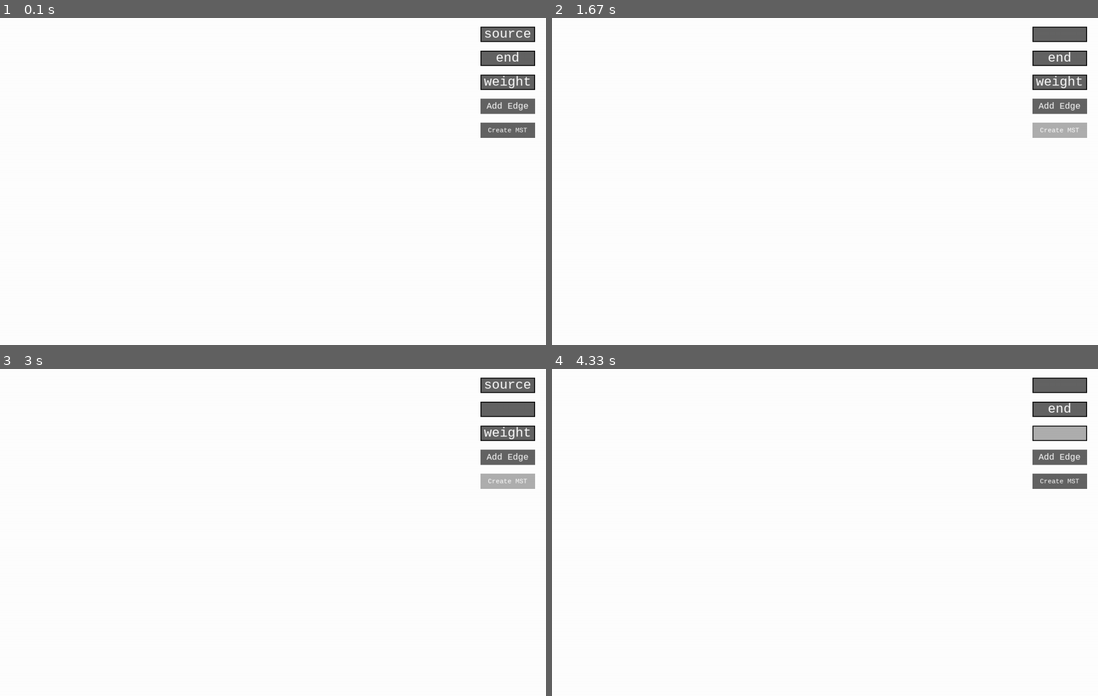
Above: before the commit, frames 1-4 (two rows, left to right).
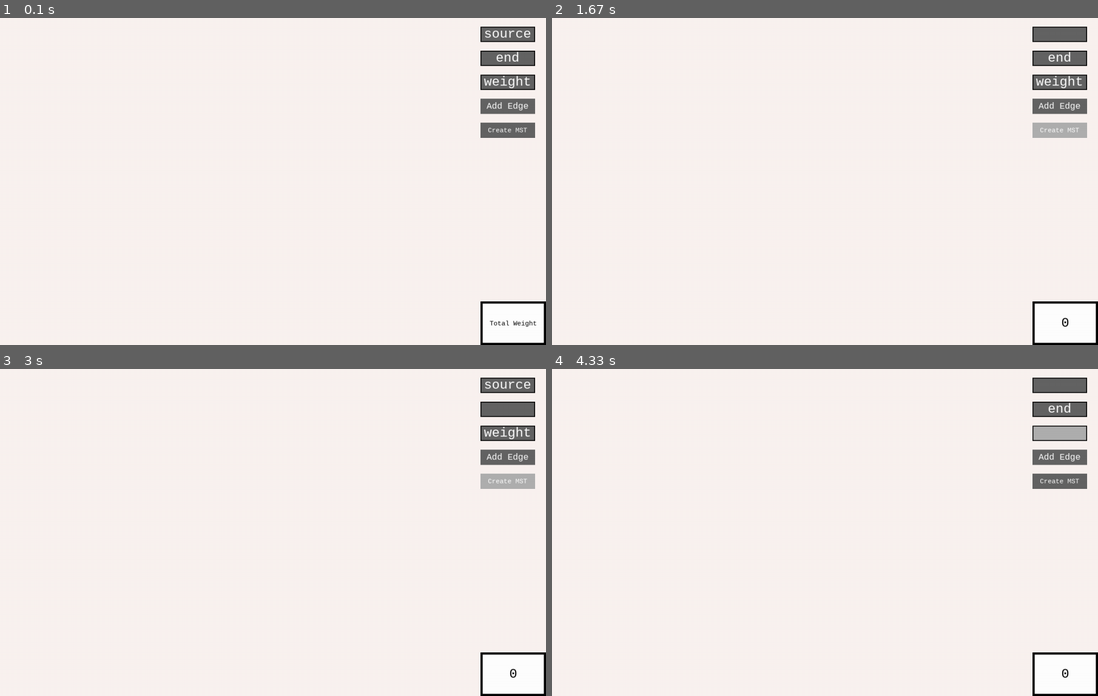
Above: after the commit, the same moments.

Repository: shrimpeu/Powerline-Optimization-Kruskal
Game: pygame game, started from KruskalPygame.py
Same seed, same stepped clock (60 frames per second), same inputs: the game is played once before the commit and once after it.
Inputs (mouse positions are in pixels of both pictures, inside the frame that each line leads up to):
- Up to frame 1 (0.1 s): no input
- Up to frame 2 (1.67 s): press the mouse at (1059, 129) at 0.37 s; move the mouse to (901, 103) at 0.47 s; release the mouse at (743, 80) at 0.6 s; press the mouse at (1059, 34) at 0.7 s; move the mouse to (852, 70) at 0.8 s; release the mouse at (639, 103) at 0.93 s; hold Backspace 1-1.47 s; press the mouse at (1059, 129) at 1.53 s; move the mouse to (846, 138) at 1.63 s
- Up to frame 3 (3 s): release the mouse at (87, 499) at 1.77 s; press the mouse at (507, 385) at 1.87 s; move the mouse to (289, 454) at 1.97 s; release the mouse at (70, 522) at 2.1 s; press the mouse at (507, 457) at 2.2 s; move the mouse to (491, 431) at 2.3 s; release the mouse at (475, 408) at 2.43 s; press the mouse at (507, 408) at 2.53 s; move the mouse to (376, 408) at 2.63 s; release the mouse at (245, 411) at 2.77 s; press the mouse at (507, 480) at 2.87 s; move the mouse to (458, 460) at 2.97 s
- Up to frame 4 (4.33 s): release the mouse at (961, 440) at 3.1 s; press the mouse at (1059, 385) at 3.7 s; move the mouse to (885, 463) at 3.8 s; release the mouse at (710, 545) at 3.93 s; press the mouse at (1059, 431) at 4.03 s; move the mouse to (857, 437) at 4.13 s; release the mouse at (655, 440) at 4.27 s

The runs differ from the first frame. In frame 1, 0.4% of the frame differs, in the area x 88-100%, y 86-100%; in frame 2, 0.3%; in frame 3, 0.3%; in frame 4, 0.3%.

Commit message:
Finalization

Diff:
--- a/KruskalPygame.py
+++ b/KruskalPygame.py
@@ -12,11 +12,11 @@
 # using auto py to exe (method 2)
 # pip install auto-py-to-exe
 # CMD, type "auto-py-to-exe", hit enter
-# then just browse the .py file you want converted and icon, if there is any
+# then just browse the .py file you want converted and icon if there is any
 import pygame
 from sys import exit
 
-# Entry field where the user can input text
+
 class MyEntry(object):
     def __init__(self, string, fontstyle, fontsize, boolean, color_text, color_bg, x, y, width, height, active_color,
                  inactive_color, borderwidth, borderradius):
@@ -53,11 +53,11 @@
             if event.key == pygame.K_BACKSPACE and self.stringsize > 0:
                 self.string = self.string[:-1]
                 self.stringsize -= 1
-            if event.unicode.isnumeric() and self.stringsize < 5:  # numerical inputs only
+            if event.unicode.isnumeric() and self.stringsize < 5:  # numerical inputs only up to 5 inputs
                 self.string += event.unicode
                 self.stringsize += 1
 
-    def draw(self, screen): # Drawing the entry field on the screen
+    def draw(self, screen):
         font = pygame.font.SysFont(self.fontstyle, self.fontsize)
         text = font.render(str(self.string), self.bool, self.color_text, self.color_bg)
         textrect = text.get_rect()
@@ -75,7 +75,7 @@
                          self.borderradius)
         screen.blit(text, textrect)
 
-# Button that the user can click
+
 class MyButton(object):
     def __init__(self, string, fontstyle, fontsize, boolean, color_text, color_bg, x, y, width, height, active_color,
                  inactive_color, command):
@@ -107,7 +107,7 @@
             weightentry.string = "weight"
             self.active_state = False
 
-    def draw(self, screen): # Drawing the button field on the screen
+    def draw(self, screen):
         font = pygame.font.SysFont(self.fontstyle, self.fontsize)
         text = font.render(self.string, self.bool, self.color_text, self.color_bg)
         textrect = text.get_rect()
@@ -148,13 +148,42 @@
             if self.mouseclickhold is True:
                 self.pos = (mousepos[0] - self.offset_x, mousepos[1] - self.offset_y)
 
-    def draw(self, win): # Drawing the nodes on the screen
+    def draw(self, win):
         pygame.draw.circle(win, (0, 0, 0), (self.pos[0], self.pos[1]), self.radius)  # black outline of the ball
         pygame.draw.circle(win, self.color, (self.pos[0], self.pos[1]), self.radius - 1)  # bg of ball
         font = pygame.font.SysFont(self.fontstyle, self.fontsize, True)
         text = font.render(str(self.string), self.boolean, self.color_text, self.color_bg)
         textrect = text.get_rect()
         textrect.center = (self.pos[0], self.pos[1])
+        screen.blit(text, textrect)
+
+
+class MyLabel(object):
+    def __init__(self, string, fontstyle, fontsize, boolean, color_text, color_bg, x, y, width, height, borderwidth,
+                 borderradius):
+        self.string = string
+        self.fontstyle = fontstyle
+        self.fontsize = fontsize
+        self.bool = boolean
+        self.color_text = color_text
+        self.color_bg = color_bg
+        self.x = x
+        self.y = y
+        self.width = width
+        self.height = height
+        self.borderwidth = borderwidth
+        self.borderradius = borderradius
+
+    def draw(self, screen):
+        font = pygame.font.SysFont(self.fontstyle, self.fontsize)
+        text = font.render(str(self.string), self.bool, self.color_text, self.color_bg)
+        textrect = text.get_rect()
+        textrect.center = (self.x + self.width // 2, self.y + self.height // 2)
+        # background
+        pygame.draw.rect(screen, (255, 255, 255), (self.x, self.y, self.width, self.height), 0, self.borderradius)
+        # outline
+        pygame.draw.rect(screen, (0, 0, 0), (self.x, self.y, self.width, self.height), self.borderwidth,
+                         self.borderradius)
         screen.blit(text, textrect)
 
 
@@ -176,7 +205,7 @@
 
         if sourceentry.string not in nodenames:
             nodenames.append(sourceentry.string)
-            sourcenode = MyNode(sourceentry.string, 'monospace', 25, True, (255, 255, 255), None, (75, 75), 25, (0, 0, 0))
+            sourcenode = MyNode(sourceentry.string, 'monospace', 25, True, (255, 255, 255), None, (75, 75), 15, (0, 0, 0))
         else:
             for nodes in edgeobjslist:
                 for node in nodes:
@@ -185,7 +214,7 @@
 
         if endentry.string not in nodenames:
             nodenames.append(endentry.string)
-            endnode = MyNode(endentry.string, 'monospace', 25, True, (255, 255, 255), None, (200, 75), 25, (0, 0, 0))
+            endnode = MyNode(endentry.string, 'monospace', 25, True, (255, 255, 255), None, (200, 75), 15, (0, 0, 0))
         else:
             for nodes in edgeobjslist:
                 for node in nodes:
@@ -193,21 +222,21 @@
                         endnode = node
 
         edgeobjslist.append([sourcenode, endnode])
-        edgeobjsliststring.append([int(sourcenode.string), int(endnode.string)])
+        edgeobjsliststring.append([int(sourcenode.string), int(endnode.string), int(weightentry.string)])
         print(edgeobjsliststring)
-
 
 
 def kruskalsalgorithm():
     global MSTUI
     global MSTcreated
+    global cost
     def find(parent, i):  # this recursive function is used to find the parent of a node
         if parent[i] != i:
             parent[i] = find(parent, parent[i])
         return parent[i]
         # if the condition returned true, it means that the specific node is not its own parent anymore because it was, initially
         # its parent is a different node now
-        # the use of the statement below is to check if the parent of the node that was inserted before the recursion has a parent or not
+        # the use of the statement below is to check if the parent of the node that was inserted before the recursion have a parent or not
         # observe that the argument that was passed is the parent of the node known as 'parent[i]', that was inserted before the recursion which is 'i'
         # using this recursion we can find the respective parents OR parents of parents OR... of the nodes in our graph
 
@@ -256,7 +285,8 @@
 
     for u, v, weight in MST:
         cost += weight
-    print("Total Weight of Edges", cost)
+
+    print(f"Total weight: {cost}")
     MSTUI = MST
     print(MSTUI)
     MSTcreated = True
@@ -275,6 +305,7 @@
                          (100, 100, 100), addedge)
 createmstbutton = MyButton('Create MST', 'monospace', 15, True, (255, 255, 255), None, 1100, 240, 125, 35, (175, 175, 175),
                          (100, 100, 100), kruskalsalgorithm)
+totalweight = MyLabel('Total Weight', 'monospace', 15, True, (0, 0, 0), None, 1100, 650, 150, 100, 5, 0)
 
 # the same idea applies here in nodeobsjlist we need to create this outside the loop and add objects only once
 # then we just have to draw every object inside this list in a loop
@@ -286,13 +317,20 @@
 sourcenode = object
 endnode = object
 MSTcreated = False
+cost = int
 i = 0
 
 pygame.init()
+
 screen = pygame.display.set_mode((1250, 750))
+pygame.display.set_caption("Powerline Optimization")
+icon = pygame.image.load('kruskalicon.ico')
+pygame.display.set_icon(icon)
+
 running = True
 while running:
-    screen.fill((255, 255, 255))
+    screen.fill((250, 243, 240))
+
     mousepos = pygame.mouse.get_pos()
 
     # properties being drawn in a loop
@@ -301,58 +339,30 @@
     weightentry.draw(screen)
     addedgebutton.draw(screen)
     createmstbutton.draw(screen)
-
-    if MSTcreated is False:
-        for nodes in edgeobjslist:
-            pygame.draw.line(screen, (0, 255, 255), nodes[0].pos, nodes[1].pos, 5)
-            for node in nodes:
-                node.draw(screen)
-
-    '''if MSTcreated is True:
-        for edge in MSTUI:
-            if ([edge[0], edge[1]] or [edge[1], edge[0]]) in edgeobjsliststring:
-                pygame.draw.line(screen, (0, 255, 0), edgeobjslist[i][0].pos, edgeobjslist[i][1].pos, 5)
-        if i <= len(MSTUI):
-            i += 1'''
-
-    '''if MSTcreated is True:
-        for edge in MSTUI:
-            if ([edge[0], edge[1]] or [edge[1], edge[0]]) in edgeobjsliststring:
-                if i < len(edgeobjslist):
-                    pygame.draw.line(screen, (0, 255, 0), edgeobjslist[i][0].pos, edgeobjslist[i][1].pos, 5)
-            i += 1'''
+    totalweight.draw(screen)
+
+    for nodes in edgeobjslist:
+        pygame.draw.line(screen, (255, 0, 0), nodes[0].pos, nodes[1].pos, 5)
+        for node in nodes:
+            node.draw(screen)
 
     nodepos = []
-    '''if MSTcreated is True:
-        i = 0
-        for edge in MSTUI:
-            if [edge[0], edge[1]] in edgeobjsliststring:
-                if i < len(edgeobjslist):
-                    nodepos.append([edgeobjslist[i][0].pos, edgeobjslist[i][1].pos])  # the problem is here
-            i += 1'''
-
     if MSTcreated is True:
         for i in range(len(edgeobjsliststring)):
             for j in range(len(MSTUI)):
-                if [MSTUI[j][0], MSTUI[j][1]] == edgeobjsliststring[i]:
+                if [MSTUI[j][0], MSTUI[j][1]] == [edgeobjsliststring[i][0], edgeobjsliststring[i][1]]:
                     if i < len(edgeobjslist):
-                        nodepos.append([edgeobjslist[i][0].pos, edgeobjslist[i][1].pos])  # the problem is here
-
+                        nodepos.append([edgeobjslist[i][0].pos, edgeobjslist[i][1].pos])  # access the edgeobjsliststring[i][2], use the nodepos to put th text in the middle of the lines
 
         for pos in nodepos:
             pygame.draw.line(screen, (0, 255, 0), pos[0], pos[1], 5)
+
         for nodes in edgeobjslist:
             for node in nodes:
                 node.draw(screen)
 
-        # save the edgeobjslist[i][0].pos, edgeobjslist[i][1].pos instead in a new list then access it again passing it on as an arguments
-        # on pygame.draw.line() function
-        # create a for loop accessing every MyNode class, we need to get the position of the existing nodes to be reused in the MST
-
-    # maybe draw another set of lines with different color to represent the MST
-    # there is already an existing graph list and we can append now, we can solve the graph as well using the kruskal's algorithm
-    # theory: draw the nodes again but this time get the values from the MST which was the output of kruskal's algorithm
-    # get the positions of the nodes that exist in MST and inputgraph
+        totalweight.string = cost
+        totalweight.fontsize = 30
 
     for event in pygame.event.get():
         eventhandler(event)
